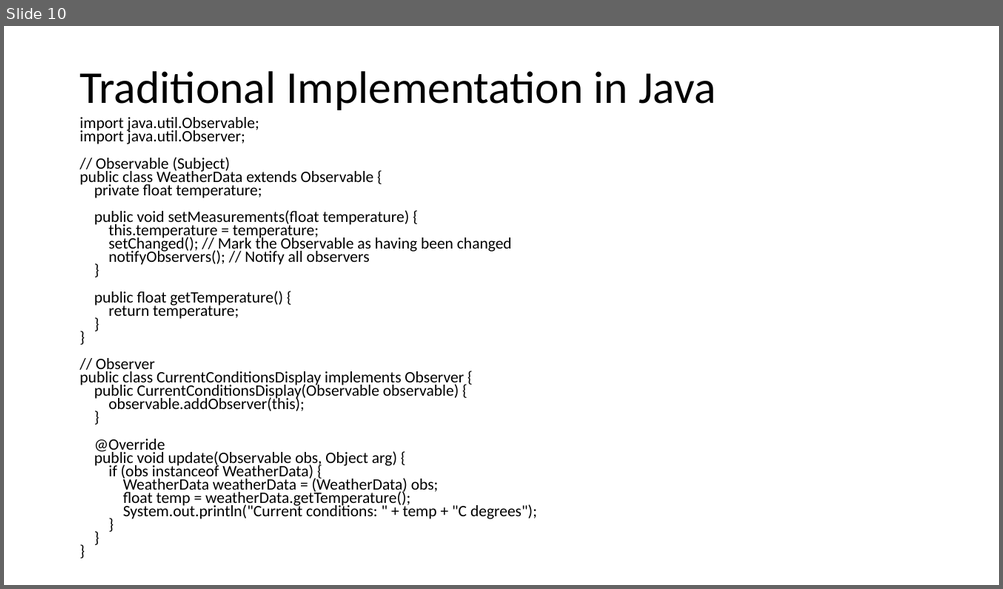
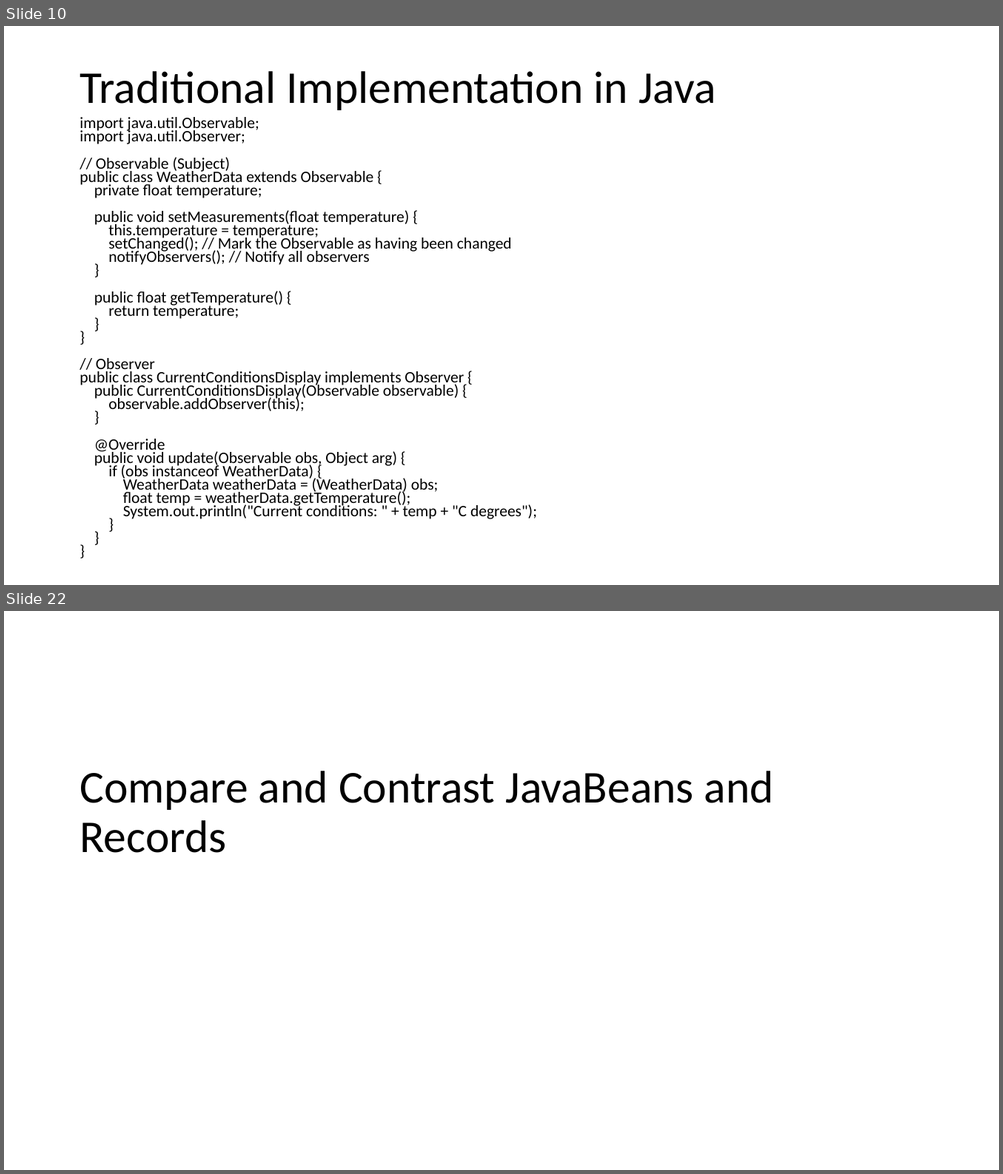
Before and after one commit to ChenTheInstructor/CSE248, a slide deck: Observer Design Pattern.pptx. Shown one above the other, each under a label of ours: slide 10 before the commit, slides 10 and 22 after it; the slides between them are not shown. The pictures are 1003x589 and 1003x1174 pixels, drawn with LibreOffice and Linux fonts; fonts in the diff are those of the drawing. Boxes give left, top, right and bottom in pixels: in the first picture for what was removed or moved away, otherwise in the second. Text is boxed around its words. In the diff, an @@ line names an element or a change of style, - is before the commit and + after.

```diff
--- a/Observer Design Pattern.pptx
+++ b/Observer Design Pattern.pptx
@@ slide 22 added at [4, 611, 999, 1170], background #FFFFFF @@
@@ title added at [79, 771, 774, 853], 44 pt, text #000000 @@
+Compare and Contrast JavaBeans and Records
```
Also in this commit, not shown: 1 slide changed, 22 other slides added, 4 other files.
